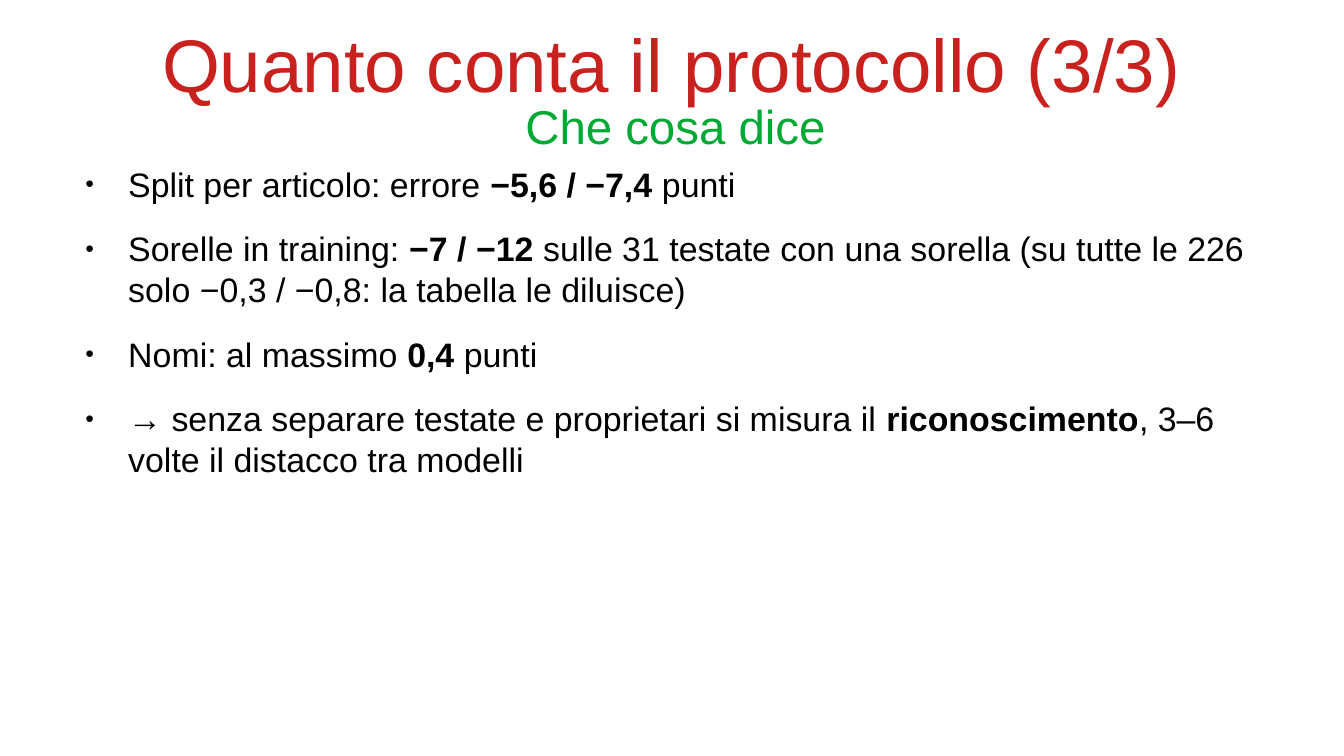
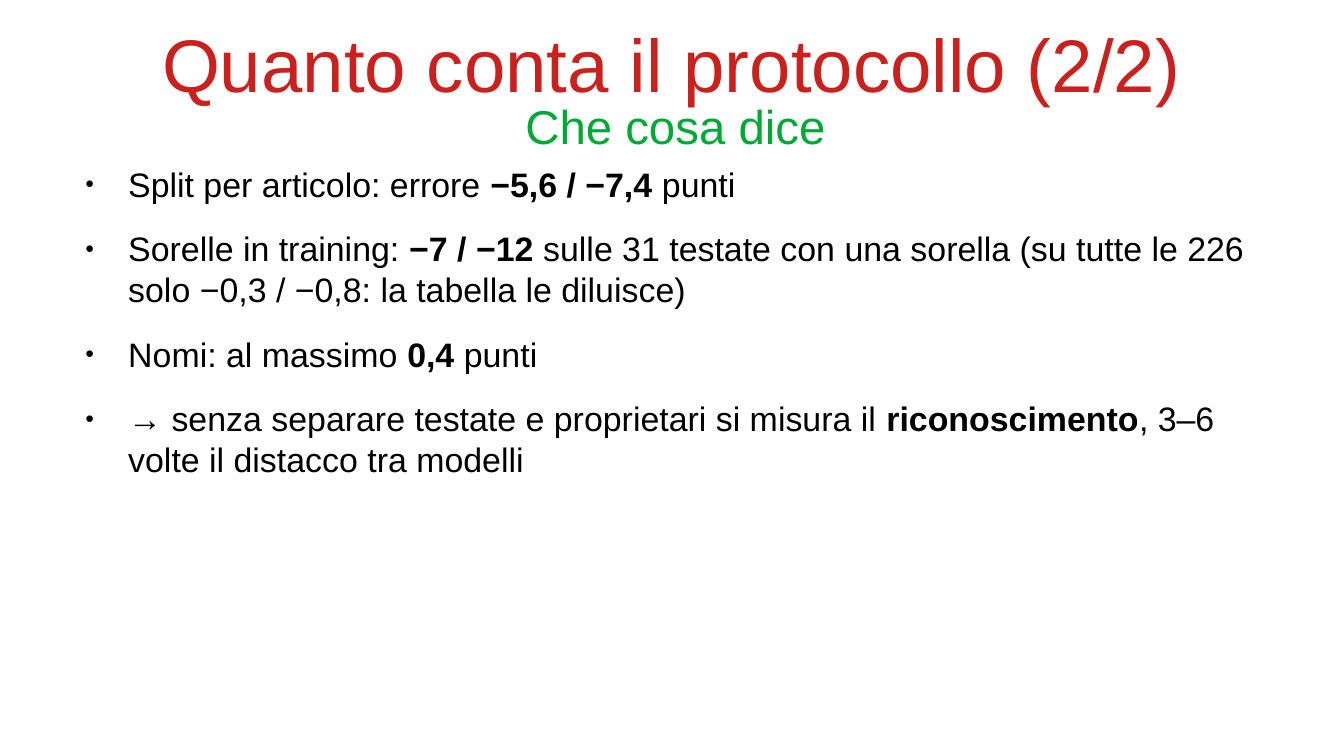
Before and after one commit to bianchi-john/PublisherClassification, a slide deck: slide 16 of Presentazioni/Paper rivista/PaperRivista.odp (slide 17 before the commit). Drawn at 1344x756 pixels with LibreOffice and Linux fonts; fonts in the diff are those of the drawing. Boxes give left, top, right and bottom in pixels: in the first picture for what was removed or moved away, otherwise in the second. Text is boxed around its words. In the diff, an @@ line names an element or a change of style, - is before the commit and + after.

```diff
--- a/Presentazioni/Paper rivista/PaperRivista.odp
+++ b/Presentazioni/Paper rivista/PaperRivista.odp
@@ title at bbox=[162, 38, 1180, 106]: text changed @@
-Quanto conta il protocollo (3/3)
+Quanto conta il protocollo (2/2)
```
Also in this commit, not shown: 13 other slides changed, 4 slides added, 6 slides removed, 29 other files.
